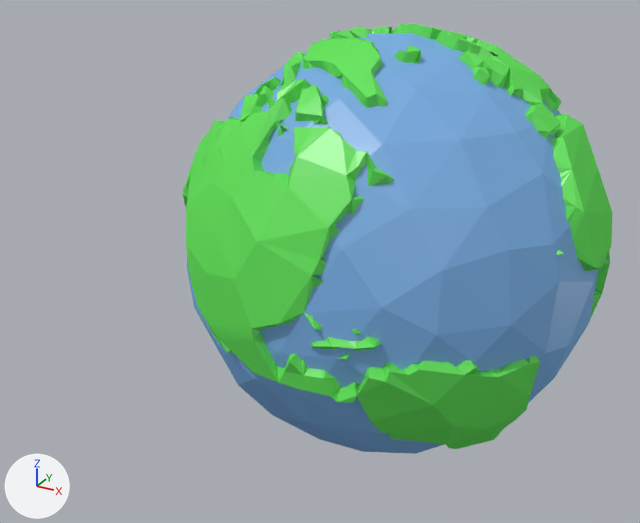
Two versions of the Blender file srcs/data/website_data/low_poly_earth.blend, one commit apart.
The view is the same before and after, from a 50 mm camera at (1.58, -3.57, 1.62) aimed at (-0.21, -0.32, -0.01). Arrows for +X, +Y and +Z are at lower left; the lights stay in place.

Names of what the first picture shows: 'low_poly_earth'.
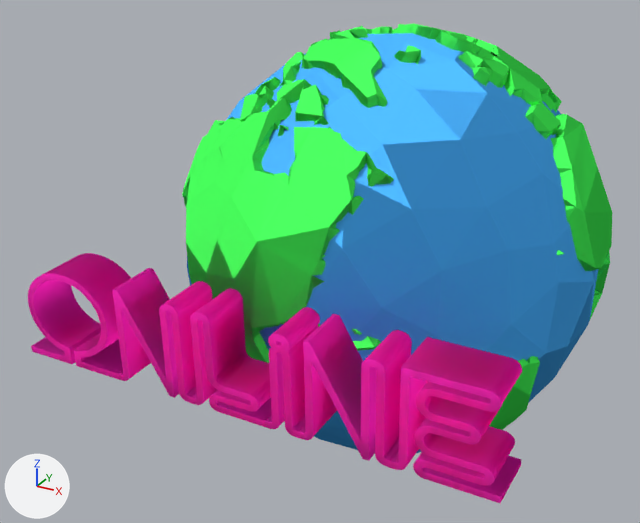
Pixel boxes [x1, y1, x2, y2] of what changed, in the pictures (640 x 523 px):
'low_poly_earth', recoloured
    both: [182, 23, 612, 454]
'Text', added
    after: [28, 253, 522, 503]

Edits to the bpy script that builds the scene:
```text
Change mat_water:
    remove # nodes: BsdfAnisotropic, BsdfDiffuse, MixShader, OutputMaterial
    remove # colours: blue #7db3e7
    nodes: BsdfToon, OutputMaterial
    colours: blue #44a1e7
Change mat_earth:
    remove # nodes: BsdfAnisotropic, BsdfDiffuse, MixShader, OutputMaterial
    remove # colours: green #64e75b
    nodes: BsdfToon, OutputMaterial
    colours: green #40e753
Add mat_material_001:
    mat_material_001 = bpy.data.materials.new('Material.001')
    mat_material_001.use_nodes = True; mat_material_001.node_tree.nodes.clear()
    _N = mat_material_001.node_tree.nodes; _L = mat_material_001.node_tree.links
    n0 = _N.new('ShaderNodeOutputMaterial'); n0.name = 'Material Output'
    n1 = _N.new('ShaderNodeBsdfTranslucent'); n1.name = 'Translucent BSDF'
    n1.inputs[0].default_value = (1.0, 0.12, 0.698, 1.0)  # 'Color', pink #ff61da
    _L.new(n1.outputs[0], n0.inputs[0])  # 'BSDF' to 'Surface'
Add me_text:
    me_text.from_pydata(...)  # 6353 vertices, 4744 faces; spans x 0.0..4.34, y 0.0..1.0, z -0.18..0.18
    me_text.materials.append(mat_material_001)
Add ob_text:
    ob_text = bpy.data.objects.new('Text', me_text)
    ob_text.location = (-0.977, -1.254, -0.174)
    ob_text.rotation_euler = (-10.96, 0.0, 0.0)  # degrees (92, 0, 0)
    ob_text.scale = (0.456, 0.399, 0.592)
```
